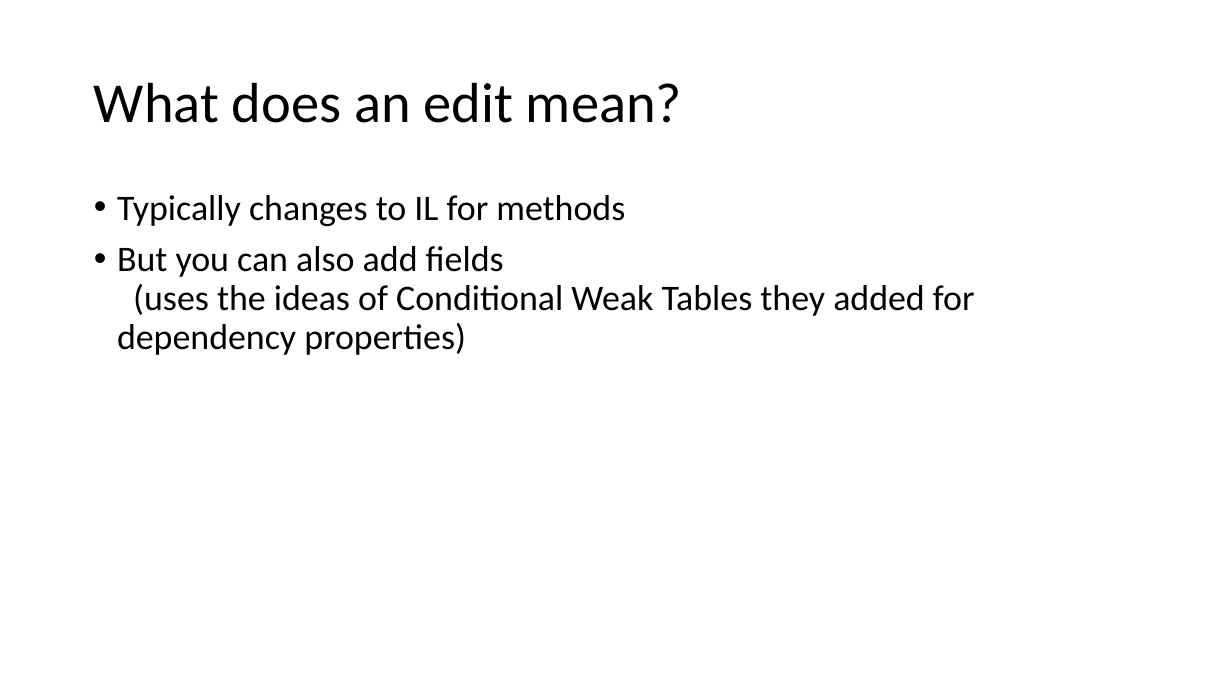
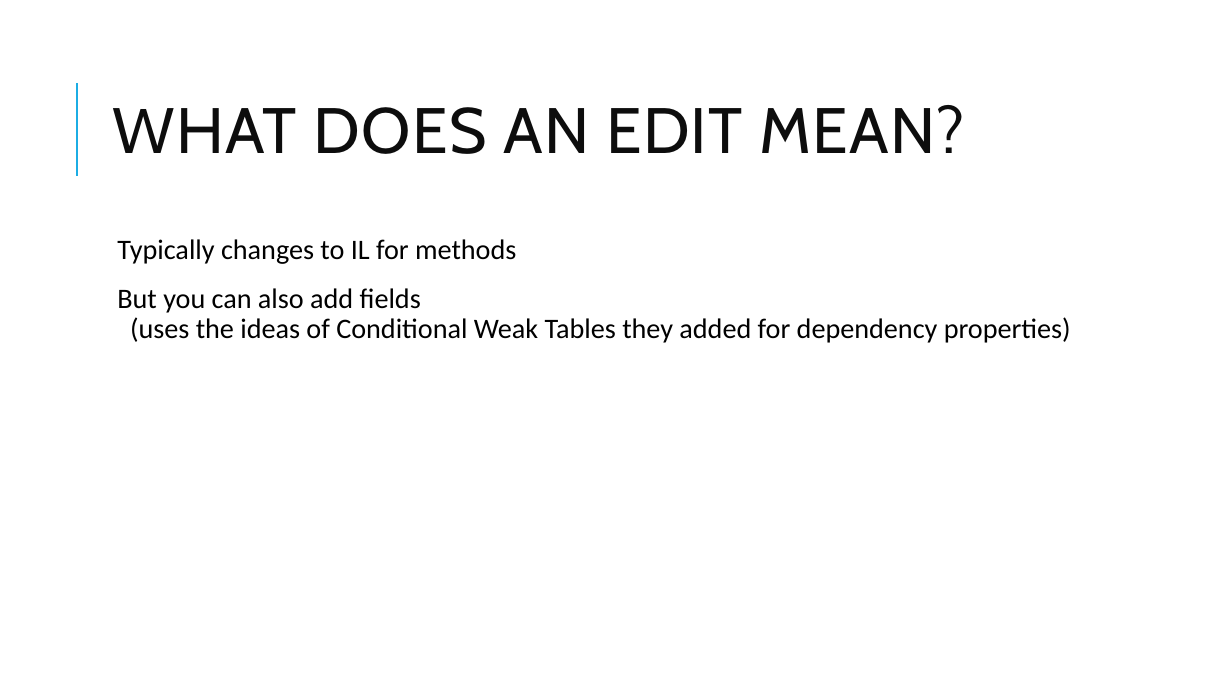
Before and after one commit to clivetong/Talks, a slide deck: slide 13 of EnCForTheWin/HotReloadAndEditAndContinue.pptx. Drawn at 1232x693 pixels with LibreOffice and Linux fonts; fonts in the diff are those of the drawing. Boxes give left, top, right and bottom in pixels: in the first picture for what was removed or moved away, otherwise in the second. Text is boxed around its words. In the diff, an @@ line names an element or a change of style, - is before the commit and + after.

Commit message:
Add design

```diff
--- a/EnCForTheWin/HotReloadAndEditAndContinue.pptx
+++ b/EnCForTheWin/HotReloadAndEditAndContinue.pptx
@@ line added from (77, 176) to (77, 83), #1CADE4 1.5 pt @@
@@ title at box(113, 105, 965, 154): text changed; size 44 to 50 pt; font Calibri to Cabin; text colour #000000 to #0D0D0D @@
-What does an edit mean?
+WHAT DOES AN EDIT MEAN?
@@ text "Typically changes to IL for ...": place and size @@
-text "Typically changes to IL for ..." at box(117, 195, 975, 355)
+text "Typically changes to IL for ..." at box(117, 239, 1071, 343)
@@ text "Typically changes to IL for ..." at box(117, 239, 1071, 343): size 28 to 22 pt; bullet • to  ; more space between paragraphs @@
```
Also in this commit, not shown: 13 other slides changed.
